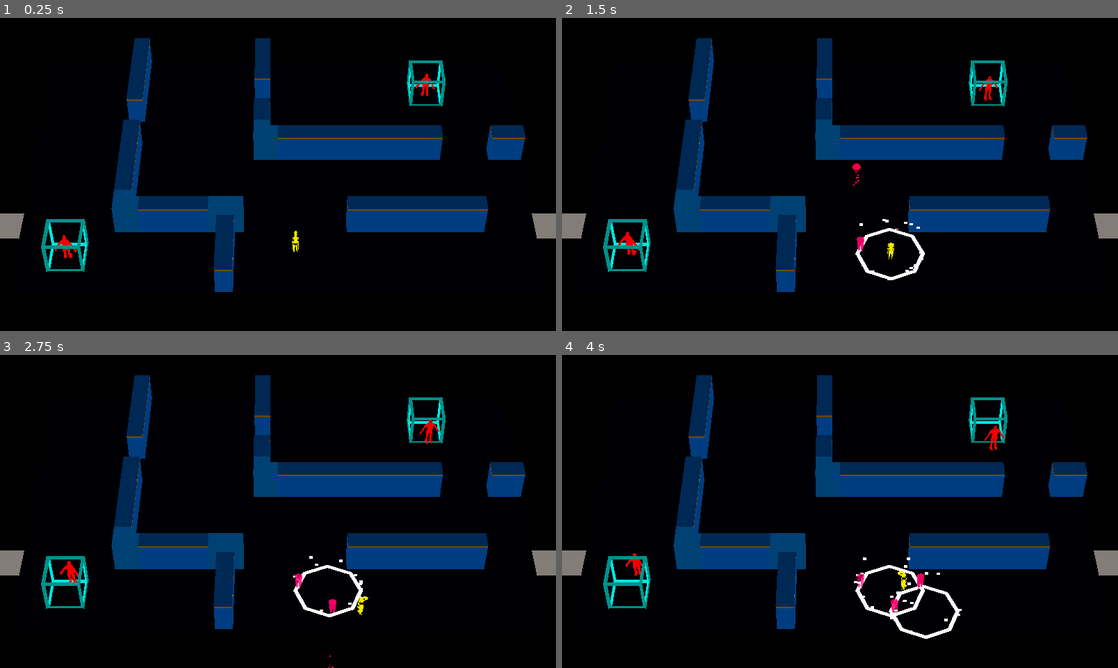
Above: before the commit, frames 1-4 (two rows, left to right).
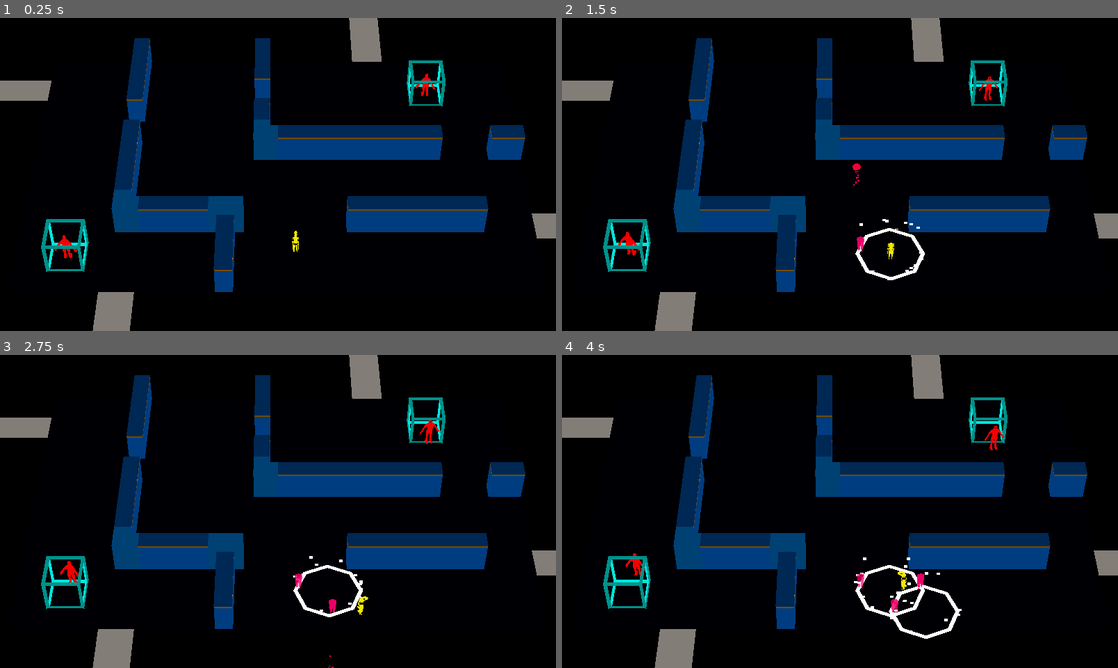
Above: after the commit, the same moments.

Repository: ralabate/30ddl
Game: Godot game, scene res://main.tscn
Two runs of this game, one before a commit and one after it. Both use one fixed random seed, a clock stepped at 60 frames per second and the inputs below.
Inputs:
- Up to frame 1 (0.25 s): no input
- Up to frame 2 (1.5 s): tap Enter (ui_accept) at 0.5, 0.77 s; hold Right (ui_right) 0.53-1.28 s; tap S (player_decoy) at 0.6 s; hold Down (ui_down) from 1.28 s (still down); tap A (player_mine) at 1.35 s
- Up to frame 3 (2.75 s): tap Enter (ui_accept) at 1.52 s; release Down (ui_down) at 2.03 s; hold Right (ui_right) from 2.03 s (still down); tap S (player_decoy) at 2.1 s
- Up to frame 4 (4 s): release Right (ui_right) at 2.78 s; hold Up (ui_up) 2.78-3.53 s; tap A (player_mine) at 2.85 s; tap Enter (ui_accept) at 3.02, 3.77 s; hold Left (ui_left) from 3.53 s (still down); tap S (player_decoy) at 3.6 s

The runs differ from the first frame. In frame 1, 2.4% of the frame differs, in the area x 0-69%, y 0-100%; in frame 2, 2.4%; in frame 3, 2.4%; in frame 4, 2.4%.

Commit message:
more bridges

Diff:
--- a/gauntlet/main.tscn
+++ b/gauntlet/main.tscn
@@ -42,8 +42,18 @@
 linked_bridge = NodePath("../WestBridge")
 
 [node name="WestBridge" parent="." node_paths=PackedStringArray("linked_bridge") instance=ExtResource("5_7mycd")]
-transform = Transform3D(-1, 0, -8.74228e-08, 0, 1, 0, 8.74228e-08, 0, -1, -18, 0, 5)
+transform = Transform3D(-1, 0, -8.74228e-08, 0, 1, 0, 8.74228e-08, 0, -1, -18, 0, -7)
 linked_bridge = NodePath("../EastBridge")
+
+[node name="NorthBridge" parent="." node_paths=PackedStringArray("linked_bridge") instance=ExtResource("5_7mycd")]
+transform = Transform3D(-4.37114e-08, 0, 1, 0, 1, 0, -1, 0, -4.37114e-08, 6, 0, -13)
+linked_bridge = NodePath("../SouthBridge")
+
+[node name="SouthBridge" parent="." node_paths=PackedStringArray("linked_bridge") instance=ExtResource("5_7mycd")]
+transform = Transform3D(1.31134e-07, 0, -1, 0, 1, 0, 1, 0, 1.31134e-07, -9, 0, 13)
+linked_bridge = NodePath("../NorthBridge")
 
 [editable path="EastBridge"]
 [editable path="WestBridge"]
+[editable path="NorthBridge"]
+[editable path="SouthBridge"]
